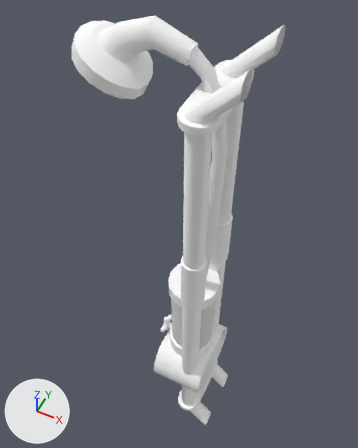
Before and after pictures for a commit that changed the Blender file Assets/Models/house[IMPORTER]/shower.blend.
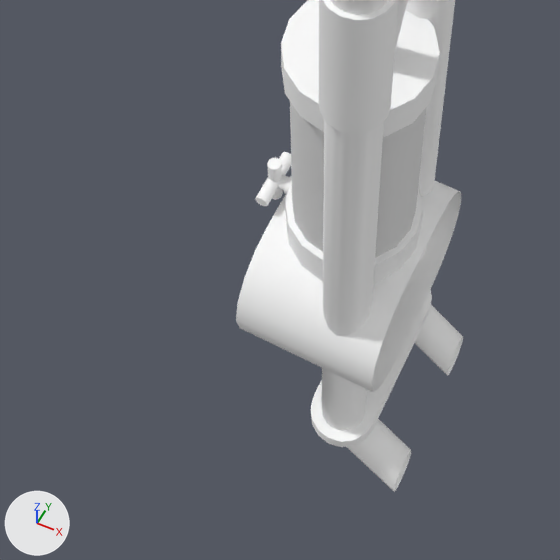
Each version is shown whole from a camera (50 mm lens) standing at (0.181, -0.921, 2.765) and looking at (-0.32, 0.083, 1.511), then close up on the part from 21% to 72% of the width and 59% to 100% of the height. The axes (+X, +Y, +Z) are drawn at lower left. The lights are the same throughout.

Names of what the first close-up shows: 'shower', 'shower_handle'.
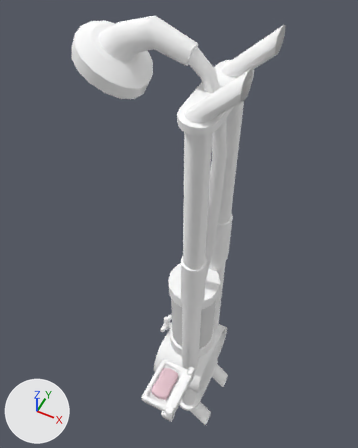
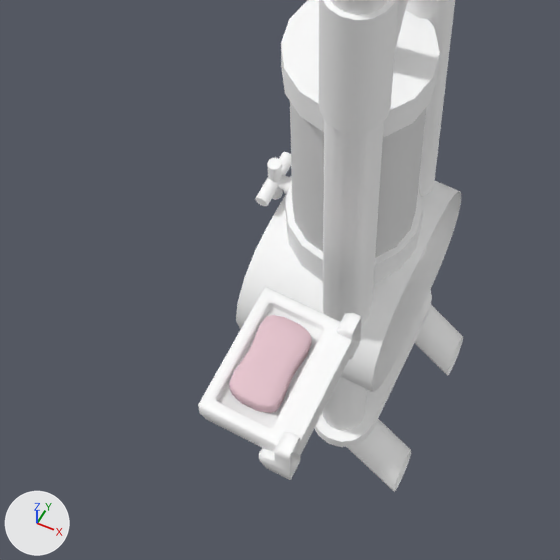
Commit message: soap and soap holder mesh

Boxes (x1, y1, x2, y2) around the edits, measured in the close-ups (560 x 560 px):
'soap_holder', added: after (198, 287, 361, 480)
'soap', added: after (229, 315, 312, 413)

Edits to the bpy script that builds the scene:
```text
Add mat_soap_material:
    mat_soap_material = diffuse_material('soap_material')
    mat_soap_material.base_color = (0.8, 0.571, 0.63)  # white #e7c7d0
Add me_soap_holder:
    me_soap_holder.from_pydata(...)  # 138 vertices, 127 faces; spans x -0.24..-0.12, y -0.375..-0.195, z 1.064..1.134
    me_soap_holder.polygons.foreach_set('use_smooth', [True] * 127)
    me_soap_holder.materials.append(mat_shower_01_material)  # white #ffffff
Add me_soap:
    me_soap.from_pydata(...)  # 132 vertices, 130 faces; spans x -0.0307..0.0307, y -0.0525..0.0525, z -0.012..0.012
    me_soap.polygons.foreach_set('use_smooth', [True] * 130)
    me_soap.materials.append(mat_soap_material)  # white #e7c7d0
Add ob_soap_holder:
    ob_soap_holder = bpy.data.objects.new('soap_holder', me_soap_holder)
    ob_soap_holder.location = (0.0, 0.0, 0.0)
    _m = ob_soap_holder.modifiers.new('EdgeSplit', 'EDGE_SPLIT')
    _m.split_angle = 3.142
Add ob_soap:
    ob_soap = bpy.data.objects.new('soap', me_soap)
    ob_soap.location = (-0.19, -0.285, 1.117)
```
